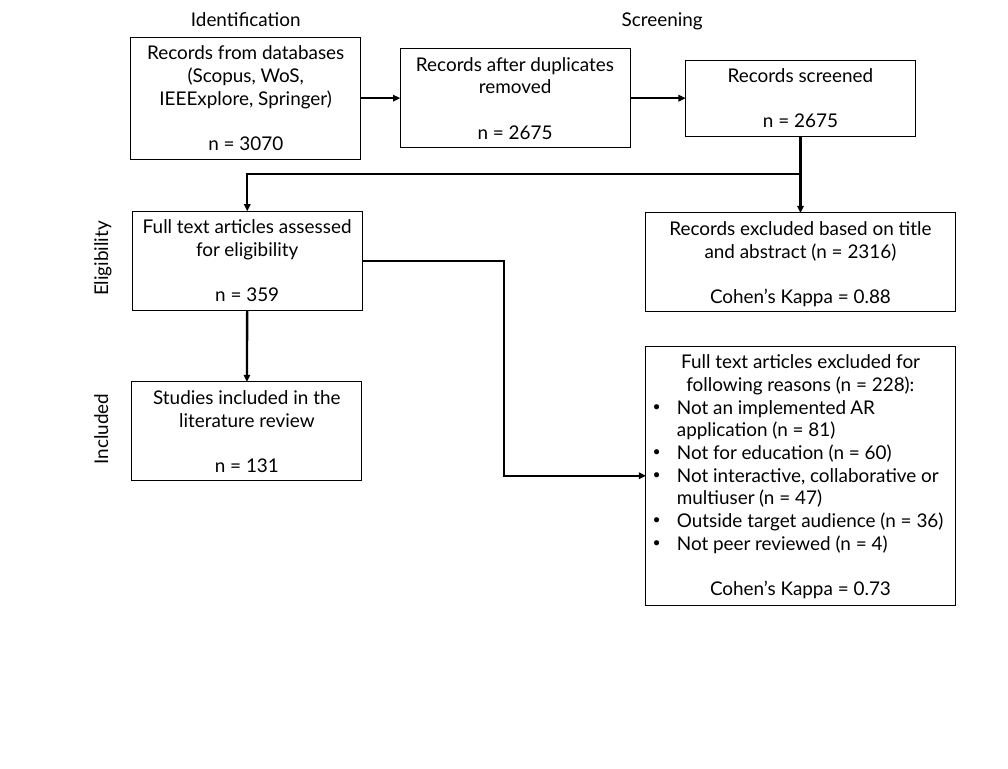
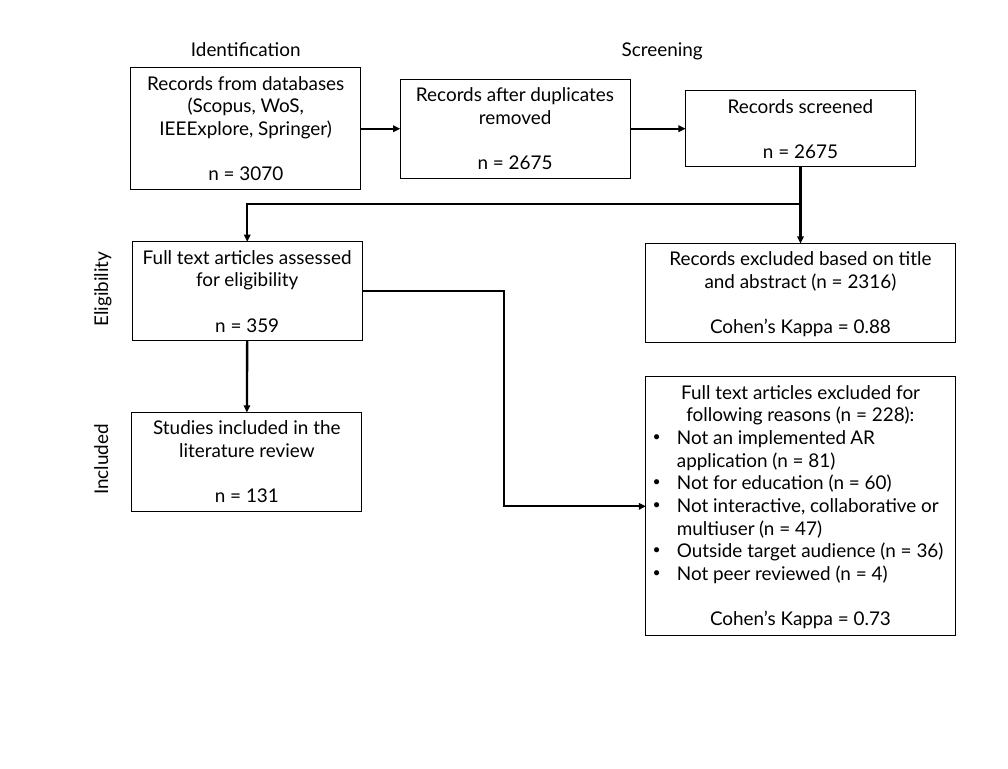
Before and after one commit to Stocastico/AR_SLR_Paper, a slide deck: slide 1 of data/Prisma_flowchart_2023.pptx. Drawn at 1008x769 pixels with LibreOffice and Linux fonts; fonts in the diff are those of the drawing. Boxes give left, top, right and bottom in pixels: in the first picture for what was removed or moved away, otherwise in the second. Text is boxed around its words. In the diff, an @@ line names an element or a change of style, - is before the commit and + after.

```diff
--- a/data/Prisma_flowchart_2023.pptx
+++ b/data/Prisma_flowchart_2023.pptx
@@ 9 rectangles, 4 arrows, 2 texts, 2 elbow arrows: place and size @@
-9 rectangles, 4 arrows, 2 texts, 2 elbow arrows at (85, 12, 955, 606)
+9 rectangles, 4 arrows, 2 texts, 2 elbow arrows at (85, 42, 955, 636)
```
